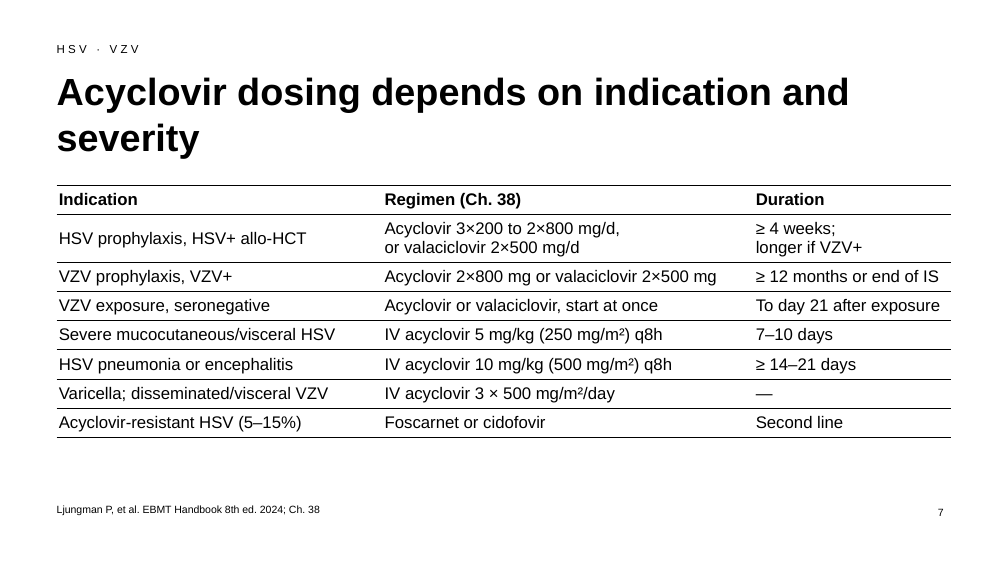
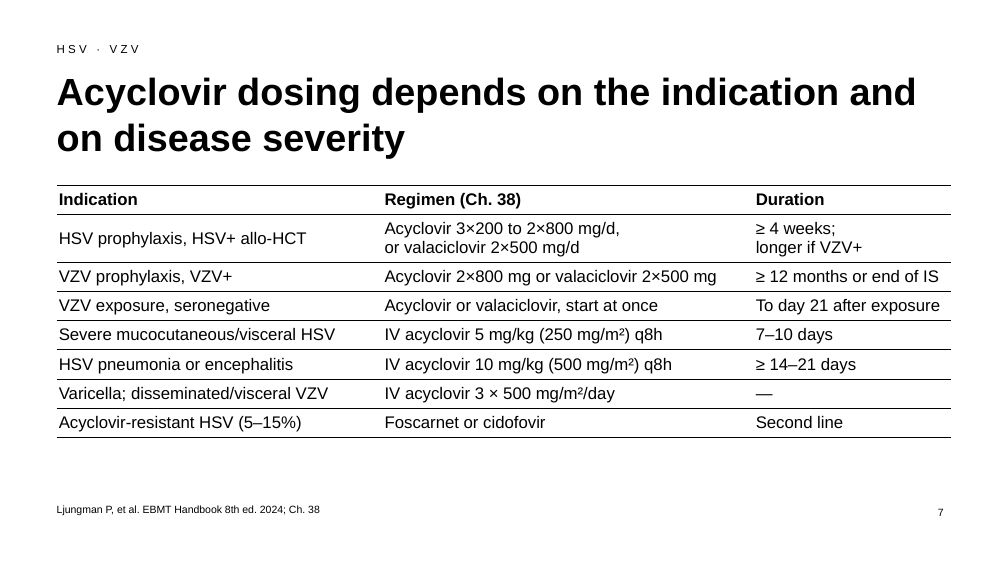
Before and after one commit to htlin222/ebmt-handbook-skill, a slide deck: slide 7 of slides/decks/s09-viral-infections-ptld.pptx. Drawn at 1008x567 pixels with LibreOffice and Linux fonts; fonts in the diff are those of the drawing. Boxes give left, top, right and bottom in pixels: in the first picture for what was removed or moved away, otherwise in the second. Text is boxed around its words. In the diff, an @@ line names an element or a change of style, - is before the commit and + after.

```diff
--- a/slides/decks/s09-viral-infections-ptld.pptx
+++ b/slides/decks/s09-viral-infections-ptld.pptx
@@ title at [57, 77, 917, 158]: text changed @@
-Acyclovir dosing depends on indication and severity
+Acyclovir dosing depends on the indication and on disease severity
```
Also in this commit, not shown: 8 other slides changed, 2 other files.
